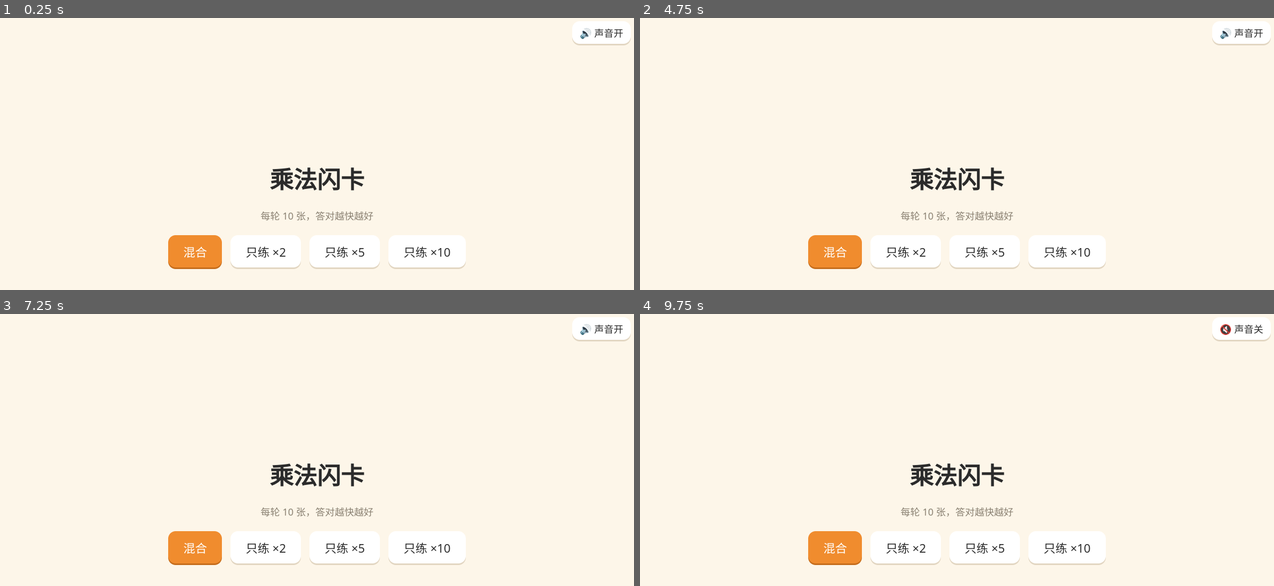
Above: before the commit, frames 1-4 (two rows, left to right).
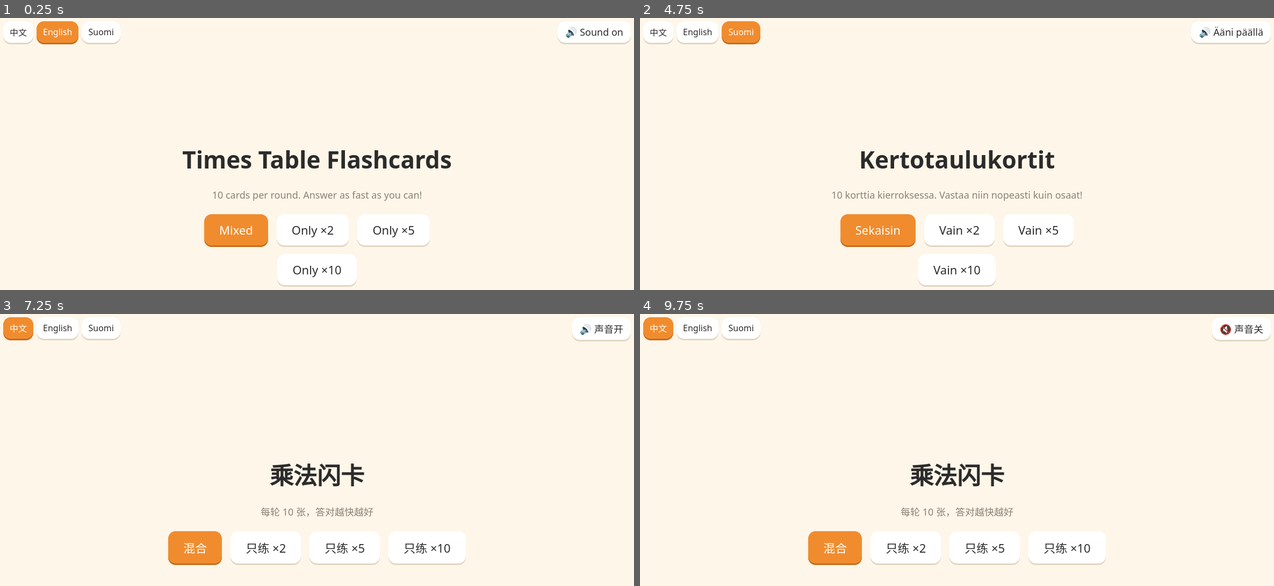
Above: after the commit, the same moments.

Repository: xiaohan2012/multiplication-game
Game: browser game, page index.html
Two runs of this game, one before a commit and one after it. Both use one fixed random seed, a clock stepped at 60 frames per second and the inputs below.
Inputs (mouse positions are in pixels of both pictures, inside the frame that each line leads up to):
- Up to frame 1 (0.25 s): no input
- Up to frame 2 (4.75 s): hold Down 1.03-1.3 s; hold Down 1.35-1.68 s; hold Down 1.73-2 s; click (697, 31) at 2.02 s, where only the run after the commit has a clickable "English"; hold Down 2.05-2.38 s; hold Down 2.43-2.7 s; hold Down 2.75-3.08 s; hold Down 3.13-3.4 s; hold Down 3.45-3.78 s; hold Down 3.83-4.1 s; hold Down 4.15-4.48 s; click (741, 31) at 4.52 s, where only the run after the commit has a clickable "Suomi"; hold Down from 4.53 s (still down)
- Up to frame 3 (7.25 s): release Down at 4.8 s; hold Down 4.85-5.18 s; hold Down 5.23-5.5 s; hold Down 5.55-5.88 s; hold Down 5.93-6.2 s; hold Down 6.25-6.58 s; hold Down 6.63-6.9 s; hold Down from 6.95 s (still down); click (19, 327) at 7.02 s, where only the run after the commit has a clickable "中文"
- Up to frame 4 (9.75 s): release Down at 7.28 s; hold Down 7.33-7.6 s; hold Down 7.65-7.98 s; hold Down 8.03-8.3 s; hold Down 8.35-8.68 s; hold Down 8.73-9 s; hold Down 9.05-9.38 s; hold Down 9.43-9.7 s; click "🔊 声音开" at 9.52 s

The runs differ from the first frame. In frame 1, 6.1% of the frame differs, in the area x 0-100%, y 1-99%; in frame 2, 6.0%; in frame 3, 0.5%; in frame 4, 0.5%.

Commit message:
Add English and Finnish interface
A switcher in the top-left corner picks Chinese, English or Finnish.
The first visit follows the browser language and the choice is remembered afterwards.

Co-Authored-By: Claude Opus 5.5 <noreply@anthropic.com>

Diff:
--- a/index.html
+++ b/index.html
@@ -44,6 +44,9 @@
   button:hover { transform: translateY(-1px); }
   button.primary { background: var(--accent); color: #fff; box-shadow: 0 3px 0 #c66d1c; }
   .mute-toggle { position: fixed; top: 16px; right: 16px; font-size: 18px; padding: 8px 14px; }
+  .language-switcher { position: fixed; top: 16px; left: 16px; display: flex; gap: 6px; }
+  .language-switcher button { font-size: 16px; padding: 8px 12px; }
+  .language-switcher button.selected { background: var(--accent); color: #fff; box-shadow: 0 3px 0 #c66d1c; }
 
   .progress { font-size: 20px; color: var(--muted); }
   .card-stage { perspective: 900px; }
@@ -98,17 +101,22 @@
 </style>
 </head>
 <body>
+<div class="language-switcher" id="language-switcher">
+  <button data-language="zh">中文</button>
+  <button data-language="en">English</button>
+  <button data-language="fi">Suomi</button>
+</div>
 <button class="mute-toggle" id="mute-toggle"></button>
 <canvas id="confetti-canvas"></canvas>
 
 <section class="screen active" id="start-screen">
-  <h1>乘法闪卡</h1>
-  <p class="subtitle">每轮 10 张，答对越快越好</p>
+  <h1 data-i18n="title"></h1>
+  <p class="subtitle" data-i18n="subtitle"></p>
   <div class="mode-buttons">
-    <button class="primary" data-mode="mixed">混合</button>
-    <button data-mode="2">只练 ×2</button>
-    <button data-mode="5">只练 ×5</button>
-    <button data-mode="10">只练 ×10</button>
+    <button class="primary" data-mode="mixed" data-i18n="modeMixed"></button>
+    <button data-mode="2" data-i18n="modeOnly2"></button>
+    <button data-mode="5" data-i18n="modeOnly5"></button>
+    <button data-mode="10" data-i18n="modeOnly10"></button>
   </div>
 </section>
 
@@ -121,16 +129,16 @@
     </div>
   </div>
   <input class="answer-input" id="answer-input" type="text" inputmode="numeric" autocomplete="off">
-  <div class="hint">输入答案，按回车</div>
+  <div class="hint" data-i18n="hint"></div>
 </section>
 
 <section class="screen" id="result-screen">
-  <p class="subtitle">用时</p>
+  <p class="subtitle" data-i18n="timeLabel"></p>
   <p class="result-time" id="result-time"></p>
   <div class="result-wrong" id="result-wrong"></div>
   <div class="result-actions">
-    <button class="primary" id="again-button">再来一轮</button>
-    <button id="home-button">换题组</button>
+    <button class="primary" id="again-button" data-i18n="playAgain"></button>
+    <button id="home-button" data-i18n="changeTables"></button>
   </div>
 </section>
 
@@ -141,6 +149,82 @@
 const MUTE_STORAGE_KEY = "multiplication-game-muted";
 /** A round with at most this many distinct missed cards still earns the small celebration. */
 const MAX_WRONG_FOR_ENCOURAGEMENT = 2;
+
+const LANGUAGE_STORAGE_KEY = "multiplication-game-language";
+
+/** UI text per language; functions take the values they interpolate. */
+const STRINGS = {
+  zh: {
+    htmlLang: "zh-CN",
+    title: "乘法闪卡",
+    subtitle: "每轮 10 张，答对越快越好",
+    modeMixed: "混合",
+    modeOnly2: "只练 ×2",
+    modeOnly5: "只练 ×5",
+    modeOnly10: "只练 ×10",
+    hint: "输入答案，按回车",
+    correctAnswer: (answer) => `正确答案：${answer}`,
+    timeLabel: "用时",
+    duration: (minutes, seconds) => (minutes > 0 ? `${minutes} 分 ${seconds} 秒` : `${seconds} 秒`),
+    perfectRound: "🎉 全部一次答对！🎉",
+    nearPerfectRound: "差一点点！继续加油 💪",
+    missedCards: "答错过：",
+    playAgain: "再来一轮",
+    changeTables: "换题组",
+    soundOn: "🔊 声音开",
+    soundOff: "🔇 声音关",
+  },
+  en: {
+    htmlLang: "en",
+    title: "Times Table Flashcards",
+    subtitle: "10 cards per round. Answer as fast as you can!",
+    modeMixed: "Mixed",
+    modeOnly2: "Only ×2",
+    modeOnly5: "Only ×5",
+    modeOnly10: "Only ×10",
+    hint: "Type your answer and press Enter",
+    correctAnswer: (answer) => `Answer: ${answer}`,
+    timeLabel: "Time",
+    duration: (minutes, seconds) => (minutes > 0 ? `${minutes} min ${seconds} s` : `${seconds} s`),
+    perfectRound: "🎉 All correct on the first try! 🎉",
+    nearPerfectRound: "So close! Keep it up 💪",
+    missedCards: "Missed: ",
+    playAgain: "Play again",
+    changeTables: "Change tables",
+    soundOn: "🔊 Sound on",
+    soundOff: "🔇 Sound off",
+  },
+  fi: {
+    htmlLang: "fi",
+    title: "Kertotaulukortit",
+    subtitle: "10 korttia kierroksessa. Vastaa niin nopeasti kuin osaat!",
+    modeMixed: "Sekaisin",
+    modeOnly2: "Vain ×2",
+    modeOnly5: "Vain ×5",
+    modeOnly10: "Vain ×10",
+    hint: "Kirjoita vastaus ja paina Enter",
+    correctAnswer: (answer) => `Oikea vastaus: ${answer}`,
+    timeLabel: "Aika",
+    duration: (minutes, seconds) => (minutes > 0 ? `${minutes} min ${seconds} s` : `${seconds} s`),
+    perfectRound: "🎉 Kaikki oikein ensimmäisellä yrityksellä! 🎉",
+    nearPerfectRound: "Melkein! Hyvä, jatka samaan malliin 💪",
+    missedCards: "Menivät väärin: ",
+    playAgain: "Uusi kierros",
+    changeTables: "Vaihda taulua",
+    soundOn: "🔊 Ääni päällä",
+    soundOff: "🔇 Ääni pois",
+  },
+};
+
+/** Pick the saved language, else the browser's, else Chinese. */
+function detectInitialLanguage() {
+  try {
+    const saved = localStorage.getItem(LANGUAGE_STORAGE_KEY);
+    if (saved in STRINGS) return saved;
+  } catch {}
+  const browserLanguage = (navigator.language || "").slice(0, 2);
+  return browserLanguage in STRINGS ? browserLanguage : "zh";
+}
 
 /** Both factors stay within 10, matching the times-table curriculum. */
 const TABLE_MAX_MULTIPLIER = { 2: 10, 5: 10, 10: 10 };
@@ -188,7 +272,14 @@
   startTime: 0,
   locked: false,
   muted: false,
+  language: "zh",
+  // Kept so the result screen can be re-rendered when the language changes.
+  lastElapsedSeconds: 0,
 };
+
+function text() {
+  return STRINGS[state.language];
+}
 
 const elements = {
   screens: document.querySelectorAll(".screen"),
@@ -297,7 +388,22 @@
 }
 
 function renderMuteToggle() {
-  elements.muteToggle.textContent = state.muted ? "🔇 声音关" : "🔊 声音开";
+  elements.muteToggle.textContent = state.muted ? text().soundOff : text().soundOn;
+}
+
+/** Apply the current language to every static label and to the result screen. */
+function renderLanguage() {
+  const strings = text();
+  document.documentElement.lang = strings.htmlLang;
+  document.title = strings.title;
+  document.querySelectorAll("[data-i18n]").forEach((element) => {
+    element.textContent = strings[element.dataset.i18n];
+  });
+  document.querySelectorAll("[data-language]").forEach((button) => {
+    button.classList.toggle("selected", button.dataset.language === state.language);
+  });
+  renderMuteToggle();
+  renderResult();
 }
 
 function startRound(mode) {
@@ -347,7 +453,7 @@
     state.queue.push(state.queue.shift());
     state.wrongCards.add(card);
     elements.card.className = "card wrong";
-    elements.reveal.textContent = `正确答案：${card.table * card.multiplier}`;
+    elements.reveal.textContent = text().correctAnswer(card.table * card.multiplier);
     setTimeout(() => {
       elements.card.className = "card wrong flip-out";
       setTimeout(advance, FLIP_MS);
@@ -365,27 +471,34 @@
 }
 
 function finishRound() {
-  const elapsedSeconds = Math.round((performance.now() - state.startTime) / 1000);
-  const minutes = Math.floor(elapsedSeconds / 60);
-  const seconds = elapsedSeconds % 60;
-  elements.resultTime.textContent = minutes > 0 ? `${minutes} 分 ${seconds} 秒` : `${seconds} 秒`;
+  state.lastElapsedSeconds = Math.round((performance.now() - state.startTime) / 1000);
+  renderResult();
+  showScreen("result-screen");
   if (state.wrongCards.size === 0) {
-    elements.resultWrong.innerHTML = `<span class="perfect">🎉 全部一次答对！🎉</span>`;
     launchConfetti(160);
     playPerfectRoundSound();
+  } else if (state.wrongCards.size <= MAX_WRONG_FOR_ENCOURAGEMENT) {
+    launchConfetti(40);
+    playNearPerfectRoundSound();
+  }
+}
+
+/** Fill the result screen from the last round; safe to call again after a language switch. */
+function renderResult() {
+  const strings = text();
+  const minutes = Math.floor(state.lastElapsedSeconds / 60);
+  const seconds = state.lastElapsedSeconds % 60;
+  elements.resultTime.textContent = strings.duration(minutes, seconds);
+  const items = [...state.wrongCards]
+    .map((card) => `<span class="wrong-item">${canonicalText(card)}</span>`)
+    .join("");
+  if (state.wrongCards.size === 0) {
+    elements.resultWrong.innerHTML = `<span class="perfect">${strings.perfectRound}</span>`;
+  } else if (state.wrongCards.size <= MAX_WRONG_FOR_ENCOURAGEMENT) {
+    elements.resultWrong.innerHTML = `<span class="finished">${strings.nearPerfectRound}</span><br>${strings.missedCards}${items}`;
   } else {
-    const items = [...state.wrongCards]
-      .map((card) => `<span class="wrong-item">${canonicalText(card)}</span>`)
-      .join("");
-    if (state.wrongCards.size <= MAX_WRONG_FOR_ENCOURAGEMENT) {
-      elements.resultWrong.innerHTML = `<span class="finished">差一点点！继续加油 💪</span><br>答错过：${items}`;
-      launchConfetti(40);
-      playNearPerfectRoundSound();
-    } else {
-      elements.resultWrong.innerHTML = `答错过：${items}`;
-    }
-  }
-  showScreen("result-screen");
+    elements.resultWrong.innerHTML = `${strings.missedCards}${items}`;
+  }
 }
 
 document.querySelectorAll("[data-mode]").forEach((button) => {
@@ -409,8 +522,19 @@
   if (!elements.answerInput.disabled) elements.answerInput.focus();
 });
 
+document.querySelectorAll("[data-language]").forEach((button) => {
+  button.addEventListener("click", () => {
+    state.language = button.dataset.language;
+    try { localStorage.setItem(LANGUAGE_STORAGE_KEY, state.language); } catch {}
+    renderLanguage();
+    button.blur();
+    if (!elements.answerInput.disabled) elements.answerInput.focus();
+  });
+});
+
 try { state.muted = localStorage.getItem(MUTE_STORAGE_KEY) === "1"; } catch {}
-renderMuteToggle();
+state.language = detectInitialLanguage();
+renderLanguage();
 </script>
 </body>
 </html>
